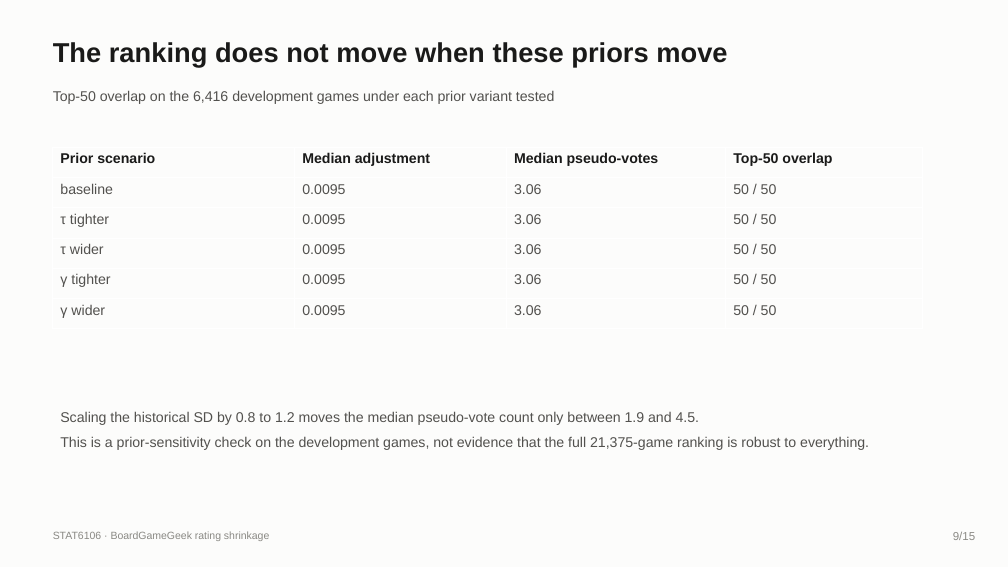
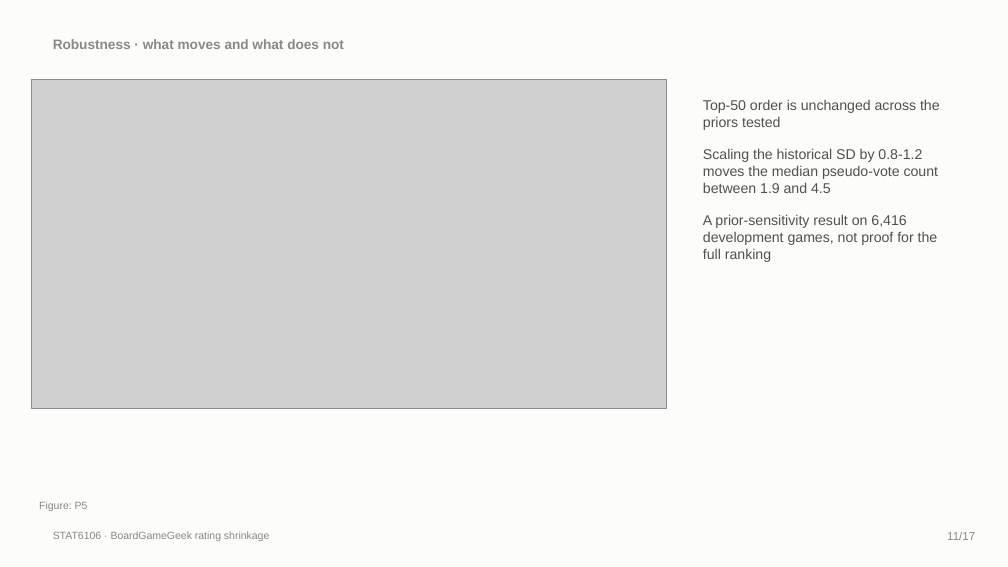
Before and after one commit to iwanttosleeeep/bayesian-boardgame-ratings, a slide deck: slide 11 of slides/Group_deck_draft.pptx (slide 9 before the commit). Drawn at 1008x567 pixels with LibreOffice and Linux fonts; fonts in the diff are those of the drawing; grey boxes stand for pictures. Boxes give left, top, right and bottom in pixels: in the first picture for what was removed or moved away, otherwise in the second. Text is boxed around its words. In the diff, an @@ line names an element or a change of style, - is before the commit and + after.

```diff
--- a/slides/Group_deck_draft.pptx
+++ b/slides/Group_deck_draft.pptx
@@ text at [53, 39, 344, 49]: text changed; size 26 to 13 pt; text colour #1A1A19 to #8A8984 @@
-The ranking does not move when these priors move
+Robustness · what moves and what does not
@@ picture added at [32, 79, 667, 408] @@
@@ text removed at [53, 90, 554, 104] @@
-Top-50 overlap on the 6,416 development games under each prior variant tested
@@ text at [703, 99, 940, 262]: text changed @@
-Scaling the historical SD by 0.8 to 1.2 moves the median pseudo-vote count only between 1.9 and 4.5.
-This is a prior-sensitivity check on the development games, not evidence that the full 21,375-game ranking is robust to everything.
+Top-50 order is unchanged across the priors tested
+Scaling the historical SD by 0.8-1.2 moves the median pseudo-vote count between 1.9 and 4.5
+A prior-sensitivity result on 6,416 development games, not proof for the full ranking
@@ table removed at [53, 147, 923, 329], 6 rows, 4 columns @@
-Prior scenario | Median adjustment | Median pseudo-votes | Top-50 overlap
-baseline | 0.0095 | 3.06 | 50 / 50
-τ tighter | 0.0095 | 3.06 | 50 / 50
-τ wider | 0.0095 | 3.06 | 50 / 50
-γ tighter | 0.0095 | 3.06 | 50 / 50
-γ wider | 0.0095 | 3.06 | 50 / 50
@@ text added at [39, 501, 88, 511], 10 pt, text #8A8984 @@
+Figure: P5
@@ text at [947, 532, 975, 540]: text changed @@
-9/15
+11/17
```
Also in this commit, not shown: 8 other slides changed, 7 slides added, 5 slides removed, 2 other files.
